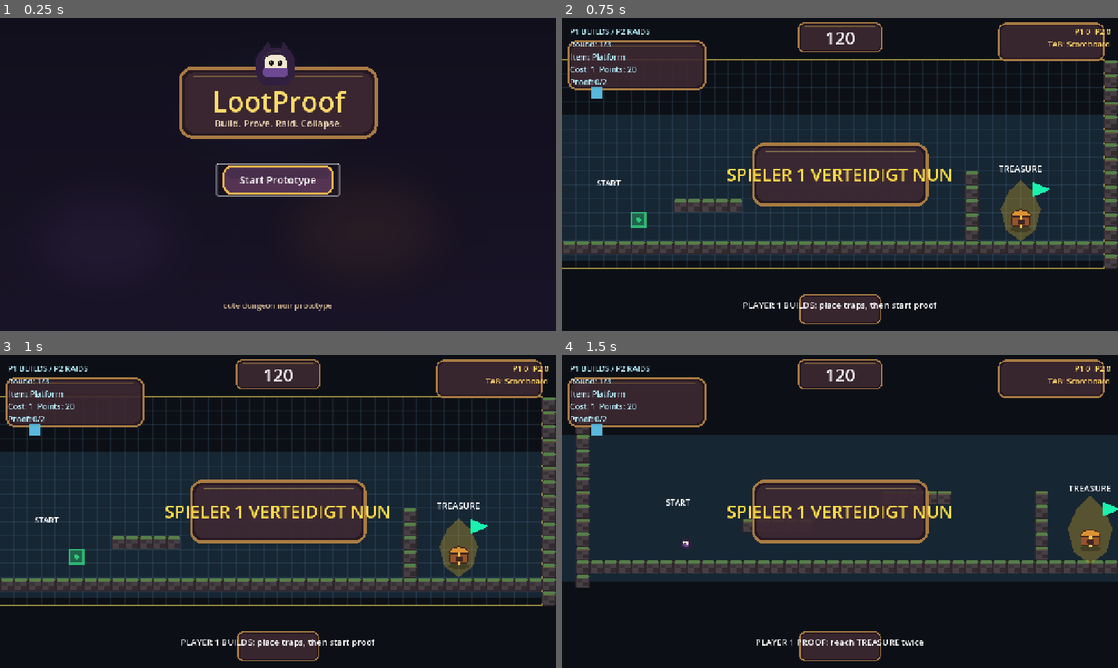
Above: before the commit, frames 1-4 (two rows, left to right).
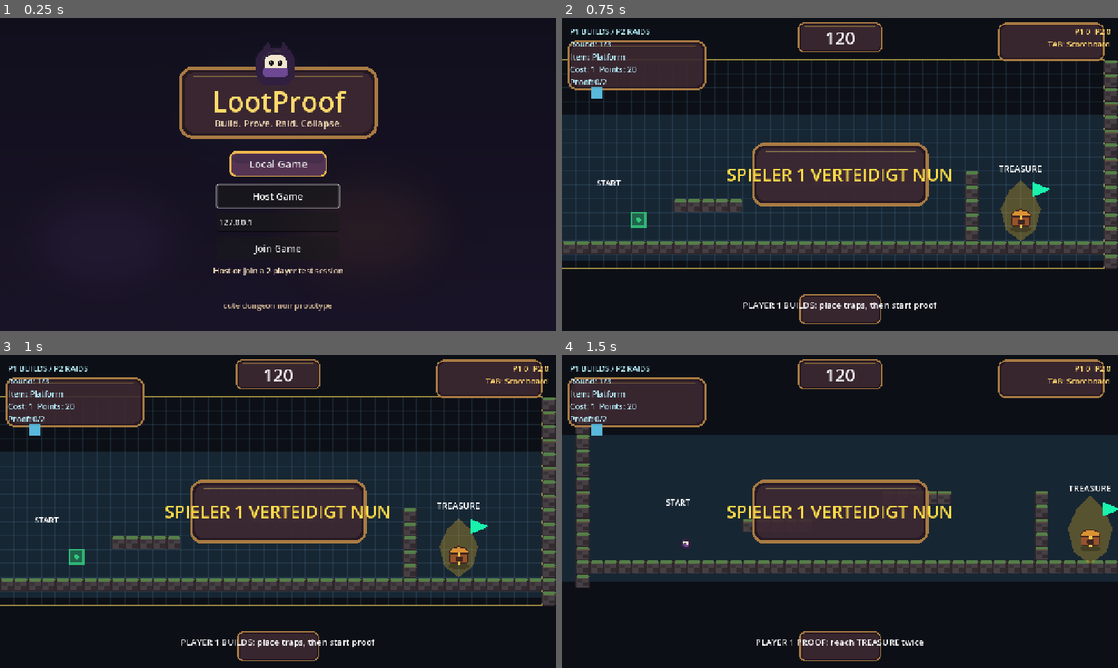
Above: after the commit, the same moments.

Repository: Shoxycodon/lootproof
Game: Godot game, scene res://Scenes/MainMenu.tscn
The game is run twice, just before and just after one commit, with the same random seed, the same clock (stepped at 60 frames per second) and the same inputs.
Inputs (mouse positions are in pixels of both pictures, inside the frame that each line leads up to):
- Up to frame 1 (0.25 s): no input
- Up to frame 2 (0.75 s): click "Start Prototype" (after the commit: "Local Game") at 0.5 s
- Up to frame 3 (1 s): no input
- Up to frame 4 (1.5 s): move the mouse to (962, 495) at 1.27 s; hold D (move_right) from 1.28 s (still down); hold B (build_mode) from 1.28 s (still down); click (962, 495) at 1.42 s

The runs differ from the first frame. In frame 1, 2.8% of the frame differs, in the area x 38-62%, y 42-83%; in frame 2, nothing differs; in frame 3, nothing differs; in frame 4, nothing differs.

Commit message:
Add multiplayer host join scaffold

Diff:
--- a/Dungeon/BuildGrid.gd
+++ b/Dungeon/BuildGrid.gd
@@ -113,20 +113,40 @@
 
 
 func _try_place(grid_position: Vector2i) -> void:
-	if not _can_place(grid_position):
-		return
-	build_points -= item_costs[selected_index]
-	if selected_index == 0:
+	if not _can_place_item(grid_position, selected_index):
+		return
+	if multiplayer.has_multiplayer_peer():
+		_place_item_rpc.rpc(grid_position, selected_index)
+	else:
+		_place_item(grid_position, selected_index)
+
+
+@rpc("any_peer", "call_local", "reliable")
+func _place_item_rpc(grid_position: Vector2i, item_index: int) -> void:
+	if not _can_place_item(grid_position, item_index):
+		return
+	_place_item(grid_position, item_index)
+
+
+func _place_item(grid_position: Vector2i, item_index: int) -> void:
+	build_points -= item_costs[item_index]
+	if item_index == 0:
 		_create_platform(grid_position)
 	else:
 		var scenes := [null, spike_scene, saw_scene, bounce_scene, falling_scene]
-		placed[grid_position] = {"node": null, "item": selected_index, "mutable": true}
-		trap_requested.emit(scenes[selected_index], grid_position, selected_index)
+		placed[grid_position] = {"node": null, "item": item_index, "mutable": true}
+		trap_requested.emit(scenes[item_index], grid_position, item_index)
 	build_changed.emit()
 
 
 func _can_place(grid_position: Vector2i) -> bool:
-	if build_points < item_costs[selected_index]:
+	return _can_place_item(grid_position, selected_index)
+
+
+func _can_place_item(grid_position: Vector2i, item_index: int) -> bool:
+	if item_index < 0 or item_index >= item_costs.size():
+		return false
+	if build_points < item_costs[item_index]:
 		return false
 	if placed.has(grid_position):
 		return false
--- a/Player/Player.tscn
+++ b/Player/Player.tscn
@@ -10,10 +10,27 @@
 offsets = PackedFloat32Array(0, 1)
 colors = PackedColorArray(0.8, 0.42, 1, 0.55, 0.8, 0.42, 1, 0)
 
+[sub_resource type="SceneReplicationConfig" id="SceneReplicationConfig_player"]
+properties/0/path = NodePath(".:position")
+properties/0/spawn = true
+properties/0/replication_mode = 1
+properties/1/path = NodePath(".:velocity")
+properties/1/spawn = true
+properties/1/replication_mode = 1
+properties/2/path = NodePath(".:rotation")
+properties/2/spawn = true
+properties/2/replication_mode = 1
+properties/3/path = NodePath(".:scale")
+properties/3/spawn = true
+properties/3/replication_mode = 1
+
 [node name="Player" type="CharacterBody2D"]
 collision_layer = 2
 collision_mask = 13
 script = ExtResource("1")
+
+[node name="MultiplayerSynchronizer" type="MultiplayerSynchronizer" parent="."]
+replication_config = SubResource("SceneReplicationConfig_player")
 
 [node name="Trail" type="Line2D" parent="."]
 z_index = -2
--- a/Scenes/DungeonScene.gd
+++ b/Scenes/DungeonScene.gd
@@ -28,6 +28,7 @@
 var proof_elapsed := 0.0
 var shake_time := 0.0
 var shake_strength := 0.0
+var _applying_remote_phase := false
 
 @onready var build_grid := $World/BuildGrid
 @onready var traps := $World/Traps
@@ -120,6 +121,7 @@
 	hud.show_turn_banner(current_builder)
 	_update_scoreboard()
 	hud.show_feedback("PLAYER %d BUILDS: place traps, then start proof" % current_builder)
+	_broadcast_phase_state(load_builder_layout)
 
 
 func _start_proof_phase() -> void:
@@ -132,6 +134,7 @@
 	_remove_ghost()
 	recorder.start_recording()
 	hud.show_feedback("PLAYER %d PROOF: reach TREASURE twice" % current_builder)
+	_broadcast_phase_state(false)
 
 
 func _start_raid_phase() -> void:
@@ -144,6 +147,7 @@
 	_spawn_runner(false)
 	_remove_ghost()
 	hud.show_feedback("PLAYER %d RAID: steal TREASURE before time runs out" % current_raider)
+	_broadcast_phase_state(false)
 
 
 func _start_solution_replay() -> void:
@@ -156,6 +160,7 @@
 	_record_run("P%d defense timeout vs P%d: deaths %d, +%d" % [current_builder, current_raider, raid_deaths, points])
 	_shake(0.18, 5.0)
 	hud.show_feedback("TIME UP: creator ghost shows the proven route")
+	_broadcast_phase_state(false)
 
 
 func _start_collapse() -> void:
@@ -165,6 +170,37 @@
 	hud.show_feedback("DUNGEON COLLAPSE")
 	if is_instance_valid(player):
 		player.kill()
+	_broadcast_phase_state(false)
+
+
+func _broadcast_phase_state(load_builder_layout: bool) -> void:
+	if _applying_remote_phase:
+		return
+	if not multiplayer.has_multiplayer_peer() or not multiplayer.is_server():
+		return
+	_sync_phase.rpc(phase, current_builder, current_raider, builder_round, player_scores[1], player_scores[2], load_builder_layout)
+
+
+@rpc("authority", "call_remote", "reliable")
+func _sync_phase(new_phase: int, builder: int, raider: int, round_index: int, p1_score: int, p2_score: int, load_builder_layout: bool) -> void:
+	_applying_remote_phase = true
+	current_builder = builder
+	current_raider = raider
+	builder_round = round_index
+	player_scores[1] = p1_score
+	player_scores[2] = p2_score
+	match new_phase:
+		Phase.BUILD:
+			_start_build_phase(load_builder_layout)
+		Phase.PROOF:
+			_start_proof_phase()
+		Phase.RAID:
+			_start_raid_phase()
+		Phase.SOLUTION:
+			_start_solution_replay()
+		Phase.COLLAPSE:
+			_start_collapse()
+	_applying_remote_phase = false
 
 
 func _spawn_runner(record_run: bool) -> void:
--- a/Scenes/MainMenu.gd
+++ b/Scenes/MainMenu.gd
@@ -1,8 +1,20 @@
 extends Control
+
+@onready var start_button := $StartButton
+@onready var host_button := $HostButton
+@onready var join_button := $JoinButton
+@onready var address_input := $AddressInput
+@onready var status_label := $StatusLabel
 
 
 func _ready() -> void:
-	$StartButton.grab_focus()
+	host_button.grab_focus()
+	MultiplayerManager.connection_success.connect(_on_connection_success)
+	MultiplayerManager.connection_failed.connect(_on_connection_failed)
+	MultiplayerManager.server_disconnected.connect(_on_server_disconnected)
+	if MultiplayerManager.last_error_message != "":
+		status_label.text = MultiplayerManager.last_error_message
+		MultiplayerManager.last_error_message = ""
 
 
 func _unhandled_input(event: InputEvent) -> void:
@@ -11,4 +23,46 @@
 
 
 func _on_start_button_pressed() -> void:
+	MultiplayerManager.close_connection()
 	get_tree().change_scene_to_file("res://Scenes/DungeonScene.tscn")
+
+
+func _on_host_button_pressed() -> void:
+	var error := MultiplayerManager.host_game()
+	if error != OK:
+		status_label.text = "Host Error: %d" % error
+		return
+	status_label.text = "Hosting on port %d..." % MultiplayerManager.DEFAULT_PORT
+	if not MultiplayerManager.player_connected.is_connected(_on_player_connected):
+		MultiplayerManager.player_connected.connect(_on_player_connected)
+
+
+func _on_join_button_pressed() -> void:
+	var address: String = address_input.text.strip_edges()
+	if address == "":
+		address = "127.0.0.1"
+	var error := MultiplayerManager.join_game(address)
+	if error == OK:
+		status_label.text = "Connecting to %s..." % address
+	else:
+		status_label.text = "Join Error: %d" % error
+
+
+func _on_player_connected(_peer_id: int) -> void:
+	_start_game()
+
+
+func _on_connection_success() -> void:
+	_start_game()
+
+
+func _on_connection_failed() -> void:
+	status_label.text = "Connection failed"
+
+
+func _on_server_disconnected() -> void:
+	status_label.text = "Server disconnected"
+
+
+func _start_game() -> void:
+	get_tree().change_scene_to_file("res://Scenes/DungeonScene.tscn")
--- a/Scenes/MainMenu.tscn
+++ b/Scenes/MainMenu.tscn
@@ -99,9 +99,9 @@
 anchor_left = 0.5
 anchor_right = 0.5
 offset_left = -140.0
-offset_top = 336.0
+offset_top = 304.0
 offset_right = 140.0
-offset_bottom = 408.0
+offset_bottom = 368.0
 grow_horizontal = 2
 texture = ExtResource("4")
 expand_mode = 1
@@ -113,13 +113,68 @@
 anchor_left = 0.5
 anchor_right = 0.5
 offset_left = -140.0
-offset_top = 336.0
+offset_top = 304.0
 offset_right = 140.0
-offset_bottom = 408.0
+offset_bottom = 368.0
 grow_horizontal = 2
 theme_override_font_sizes/font_size = 24
-text = "Start Prototype"
+text = "Local Game"
 flat = true
+
+[node name="HostButton" type="Button" parent="."]
+layout_mode = 1
+anchors_preset = 5
+anchor_left = 0.5
+anchor_right = 0.5
+offset_left = -140.0
+offset_top = 384.0
+offset_right = 140.0
+offset_bottom = 436.0
+grow_horizontal = 2
+theme_override_font_sizes/font_size = 22
+text = "Host Game"
+
+[node name="AddressInput" type="LineEdit" parent="."]
+layout_mode = 1
+anchors_preset = 5
+anchor_left = 0.5
+anchor_right = 0.5
+offset_left = -140.0
+offset_top = 448.0
+offset_right = 140.0
+offset_bottom = 492.0
+grow_horizontal = 2
+theme_override_font_sizes/font_size = 18
+placeholder_text = "127.0.0.1"
+text = "127.0.0.1"
+
+[node name="JoinButton" type="Button" parent="."]
+layout_mode = 1
+anchors_preset = 5
+anchor_left = 0.5
+anchor_right = 0.5
+offset_left = -140.0
+offset_top = 504.0
+offset_right = 140.0
+offset_bottom = 556.0
+grow_horizontal = 2
+theme_override_font_sizes/font_size = 22
+text = "Join Game"
+
+[node name="StatusLabel" type="Label" parent="."]
+modulate = Color(0.95, 0.86, 0.72, 1)
+layout_mode = 1
+anchors_preset = 5
+anchor_left = 0.5
+anchor_right = 0.5
+offset_left = -330.0
+offset_top = 568.0
+offset_right = 330.0
+offset_bottom = 612.0
+grow_horizontal = 2
+theme_override_font_sizes/font_size = 18
+text = "Host or join a 2-player test session"
+horizontal_alignment = 1
 
 [node name="Footer" type="Label" parent="."]
 modulate = Color(0.78, 0.68, 0.55, 1)
@@ -140,3 +195,5 @@
 horizontal_alignment = 1
 
 [connection signal="pressed" from="StartButton" to="." method="_on_start_button_pressed"]
+[connection signal="pressed" from="HostButton" to="." method="_on_host_button_pressed"]
+[connection signal="pressed" from="JoinButton" to="." method="_on_join_button_pressed"]
--- /dev/null
+++ b/Systems/MultiplayerManager.gd
@@ -0,0 +1,74 @@
+extends Node
+
+signal player_connected(peer_id: int)
+signal player_disconnected(peer_id: int)
+signal connection_failed
+signal connection_success
+signal server_disconnected
+
+const DEFAULT_PORT := 10567
+const MAX_CLIENTS := 1
+
+var peer: ENetMultiplayerPeer
+var last_error_message := ""
+var _signals_connected := false
+
+
+func host_game(port: int = DEFAULT_PORT) -> Error:
+	_close_existing_peer()
+	peer = ENetMultiplayerPeer.new()
+	var error := peer.create_server(port, MAX_CLIENTS)
+	if error != OK:
+		last_error_message = "Host error: %d" % error
+		return error
+	multiplayer.multiplayer_peer = peer
+	_setup_signals()
+	return OK
+
+
+func join_game(address: String, port: int = DEFAULT_PORT) -> Error:
+	_close_existing_peer()
+	peer = ENetMultiplayerPeer.new()
+	var error := peer.create_client(address, port)
+	if error != OK:
+		last_error_message = "Join error: %d" % error
+		return error
+	multiplayer.multiplayer_peer = peer
+	_setup_signals()
+	return OK
+
+
+func close_connection() -> void:
+	_close_existing_peer()
+	multiplayer.multiplayer_peer = null
+
+
+func is_online() -> bool:
+	return multiplayer.multiplayer_peer != null
+
+
+func _setup_signals() -> void:
+	if _signals_connected:
+		return
+	multiplayer.peer_connected.connect(func(id: int) -> void: player_connected.emit(id))
+	multiplayer.peer_disconnected.connect(func(id: int) -> void: player_disconnected.emit(id))
+	multiplayer.connected_to_server.connect(func() -> void: connection_success.emit())
+	multiplayer.connection_failed.connect(_on_connection_failed)
+	multiplayer.server_disconnected.connect(_on_server_disconnected)
+	_signals_connected = true
+
+
+func _close_existing_peer() -> void:
+	if peer:
+		peer.close()
+	peer = null
+
+
+func _on_connection_failed() -> void:
+	last_error_message = "Connection failed."
+	connection_failed.emit()
+
+
+func _on_server_disconnected() -> void:
+	last_error_message = "Server disconnected."
+	server_disconnected.emit()
--- a/project.godot
+++ b/project.godot
@@ -14,6 +14,10 @@
 run/main_scene="res://Scenes/MainMenu.tscn"
 config/features=PackedStringArray("4.5")
 config/icon="res://icon.svg"
+
+[autoload]
+
+MultiplayerManager="*res://Systems/MultiplayerManager.gd"
 
 [display]
 
